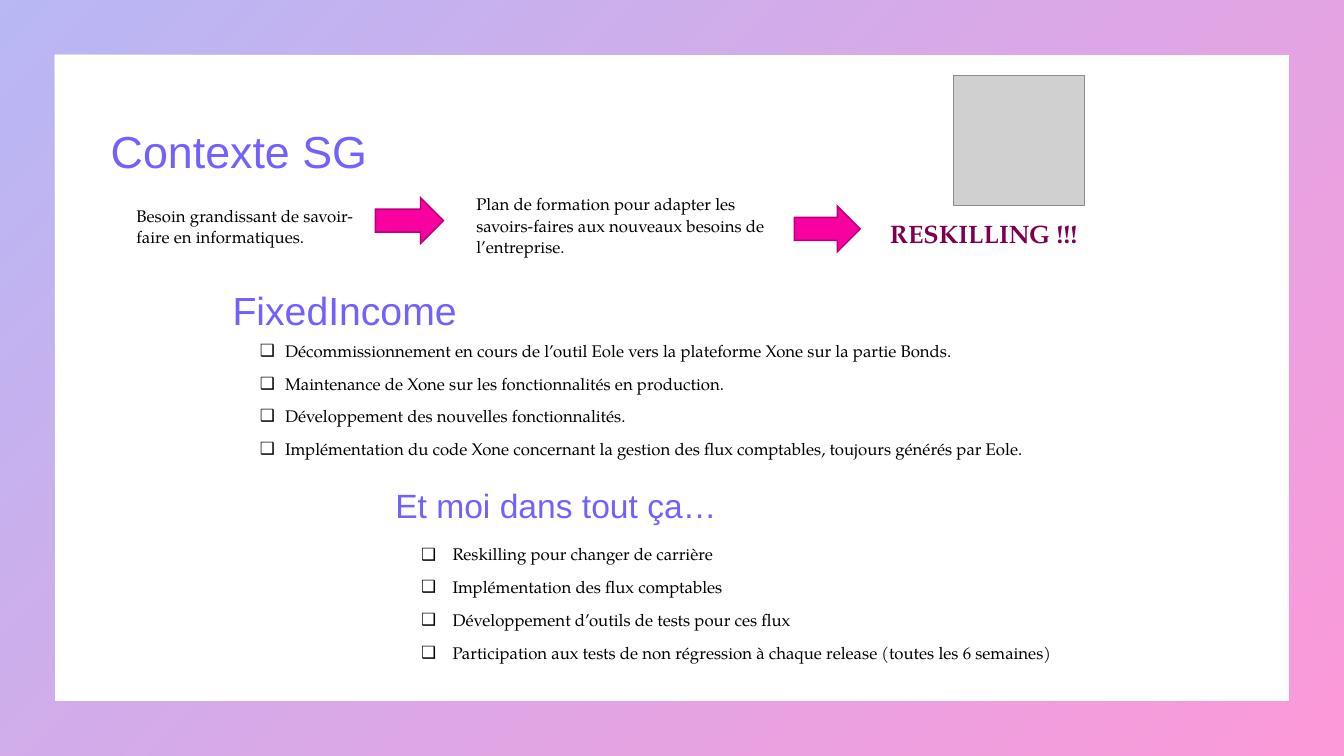
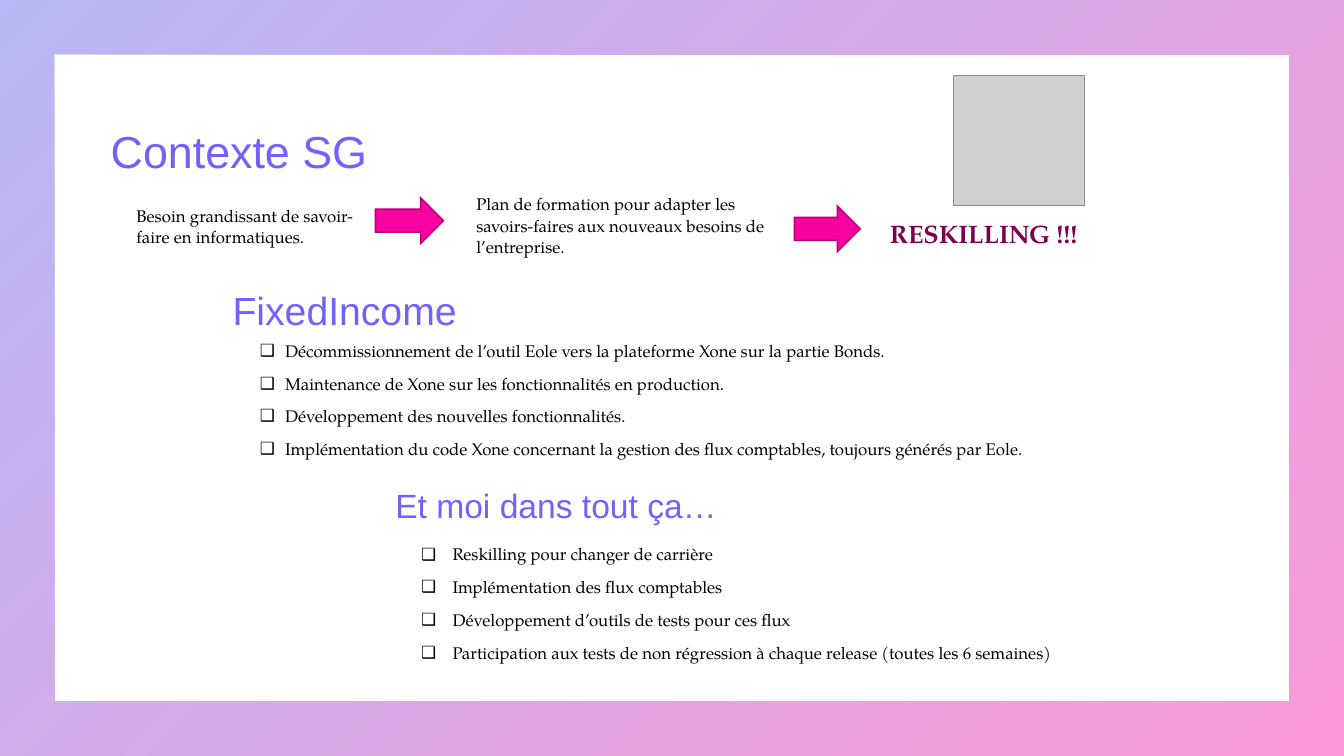
Before and after one commit to mapette/sos_immo_backend, a slide deck: slide 2 of doc/présentation V2.pptx. Drawn at 1344x756 pixels with LibreOffice and Linux fonts; fonts in the diff are those of the drawing; grey boxes stand for pictures. Boxes give left, top, right and bottom in pixels: in the first picture for what was removed or moved away, otherwise in the second. Text is boxed around its words. In the diff, an @@ line names an element or a change of style, - is before the commit and + after.

```diff
--- a/doc/présentation V2.pptx
+++ b/doc/présentation V2.pptx
@@ text at (285, 344, 885, 362): text changed @@
-❑ Décommissionnement en cours de l’outil Eole vers la plateforme Xone sur la partie Bonds.
+❑ Décommissionnement de l’outil Eole vers la plateforme Xone sur la partie Bonds.
```
Also in this commit, not shown: 8 other slides changed, 1 slide added, 6 other files.
